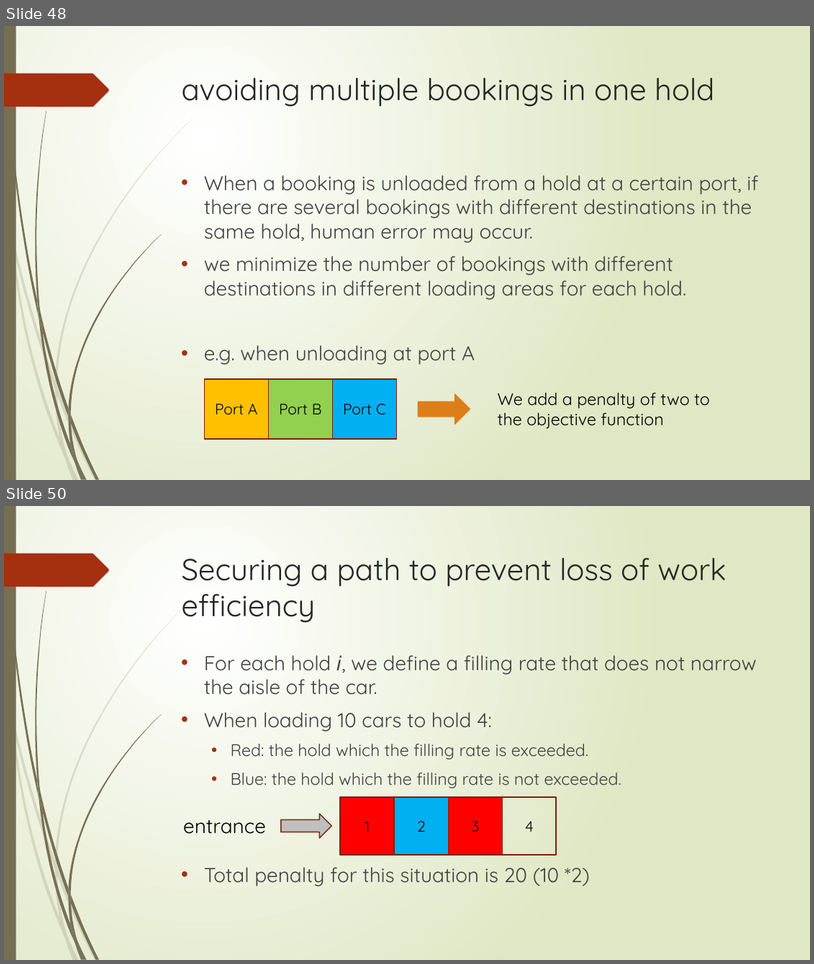
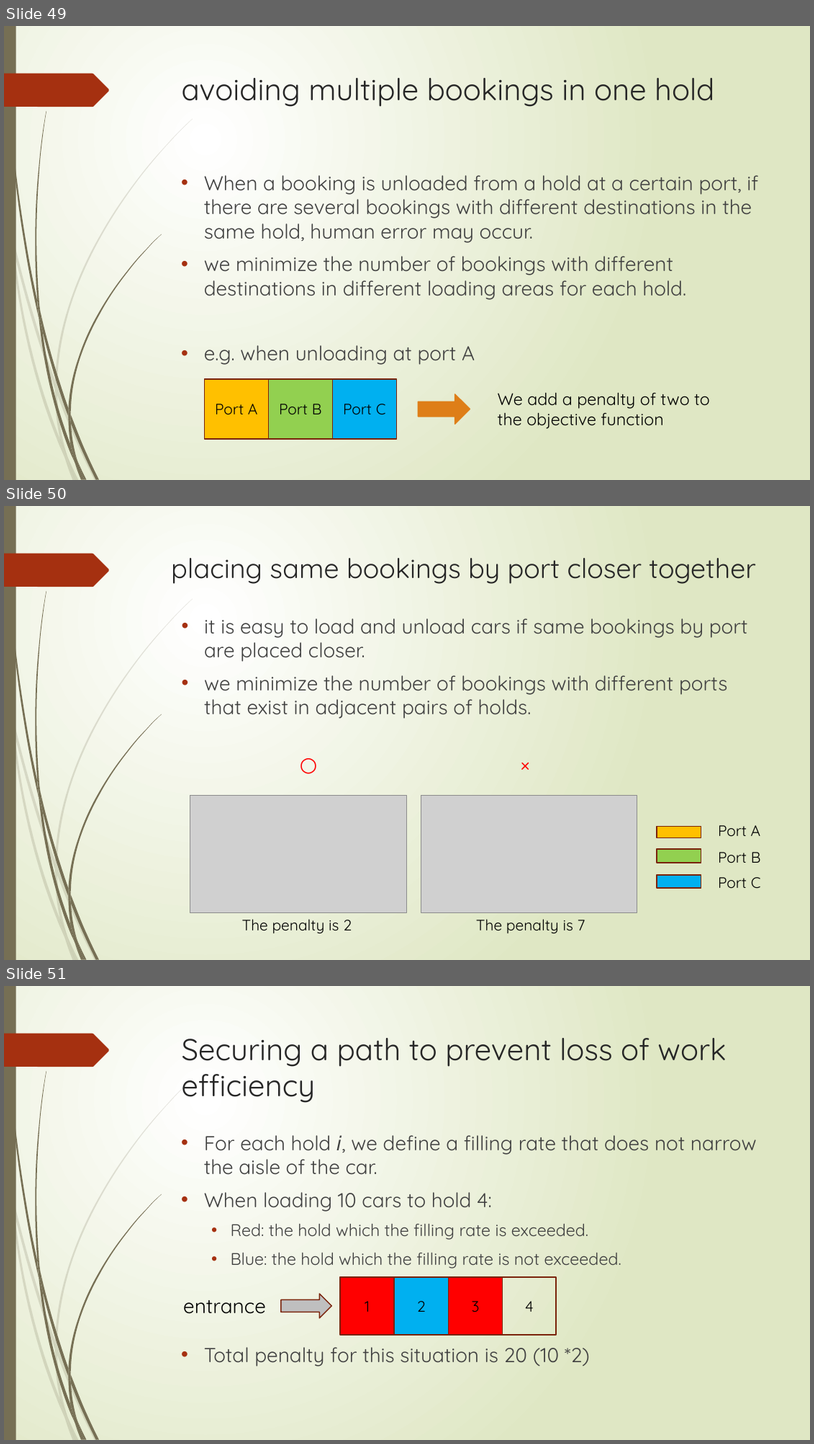
Before and after one commit to r-kurosu/kline_new, a slide deck: 竹田.pptx. Shown one above the other, each under a label of ours: slides 48 and 50 before the commit, slides 49, 50 and 51 after it; the slides between them are not shown. The pictures are 814x964 and 814x1444 pixels, drawn with LibreOffice and Linux fonts; fonts in the diff are those of the drawing; grey boxes stand for pictures. Boxes give left, top, right and bottom in pixels: in the first picture for what was removed or moved away, otherwise in the second. Text is boxed around its words. In the diff, an @@ line names an element or a change of style, - is before the commit and + after.

```diff
--- a/竹田.pptx
+++ b/竹田.pptx
@@ slide 50 added at (x1=4, y1=506, x2=810, y2=960), background gradient #FFFFFF to #DFE8C4; not listed: 24 template elements that a slide beside it also shows @@
@@ title added at (x1=171, y1=558, x2=756, y2=584), 32.4 pt, text #262626 @@
+placing same bookings by port closer together
@@ text added at (x1=204, y1=618, x2=748, y2=718), 24 pt, text #404040 @@
+• it is easy to load and unload cars if same bookings by port are placed closer.
+• we minimize the number of bookings with different ports that exist in adjacent pairs of holds.
+○ ×
@@ picture added at (x1=190, y1=795, x2=406, y2=913) @@
@@ picture added at (x1=422, y1=795, x2=638, y2=913) @@
@@ rectangle added at (x1=657, y1=826, x2=702, y2=837), fill #FFC000, outline #7A240C 1.25 pt @@
@@ text added at (x1=718, y1=825, x2=761, y2=836), 18 pt, text #000000 @@
+Port A
@@ rectangle added at (x1=657, y1=849, x2=702, y2=862), fill #92D050, outline #7A240C 1.25 pt @@
@@ text added at (x1=718, y1=852, x2=761, y2=862), 18 pt, text #000000 @@
+Port B
@@ rectangle added at (x1=657, y1=875, x2=702, y2=888), fill #00B0F0, outline #7A240C 1.25 pt @@
@@ text added at (x1=718, y1=877, x2=761, y2=888), 18 pt, text #000000 @@
+Port C
@@ text added at (x1=242, y1=919, x2=352, y2=934), 18 pt, text #000000 @@
+The penalty is 2
@@ text added at (x1=476, y1=919, x2=586, y2=933), 18 pt, text #000000 @@
+The penalty is 7
@@ what was slide 48 is now slide 49 @@
@@ what was slide 50 is now slide 51 @@
```
Also in this commit, not shown: 1 other slide added, 1 slide removed.
